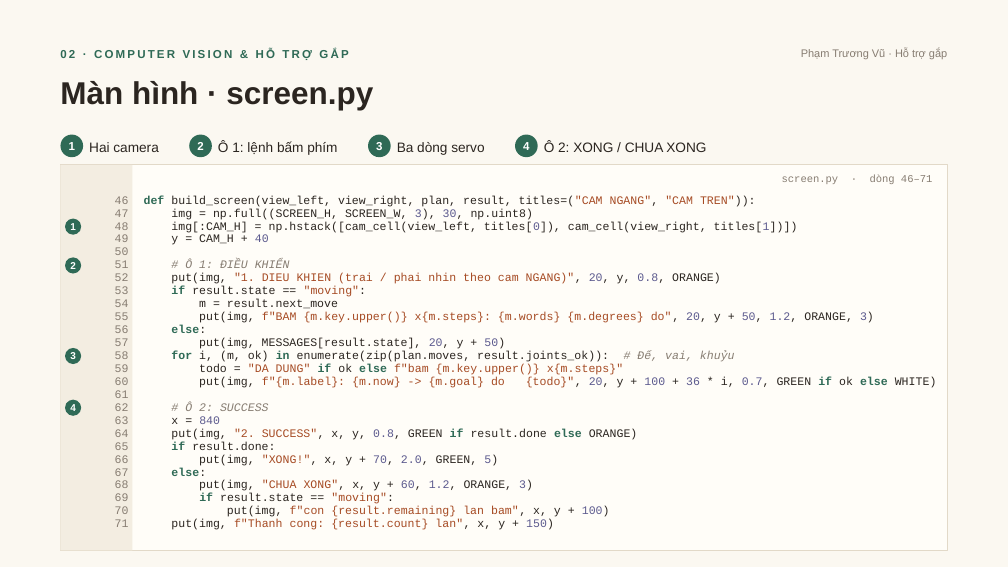
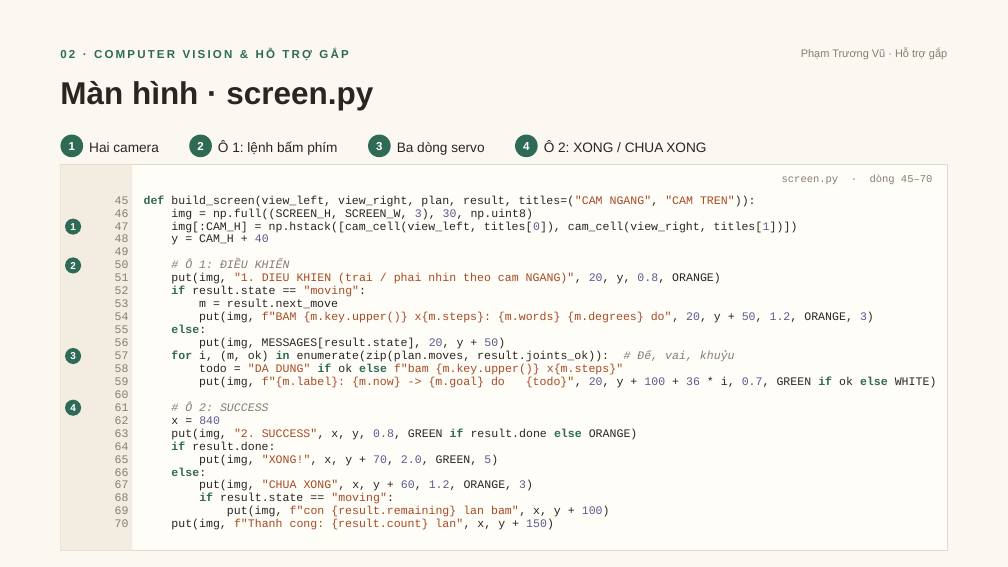
Before and after one commit to DuongNAD/Project_IoT, a slide deck: slide 9 of slides/Phan2_LuongDuLieu_Code.pptx. Drawn at 1008x567 pixels with LibreOffice and Linux fonts; fonts in the diff are those of the drawing. Boxes give left, top, right and bottom in pixels: in the first picture for what was removed or moved away, otherwise in the second. Text is boxed around its words. In the diff, an @@ line names an element or a change of style, - is before the commit and + after.

```diff
--- a/slides/Phan2_LuongDuLieu_Code.pptx
+++ b/slides/Phan2_LuongDuLieu_Code.pptx
@@ text at (782, 175, 932, 184): text changed @@
-screen.py · dòng 46–71
+screen.py · dòng 45–70
@@ text at (115, 519, 129, 527): paragraph removed @@
-71
```
Also in this commit, not shown: 4 other slides changed, 35 other files.
